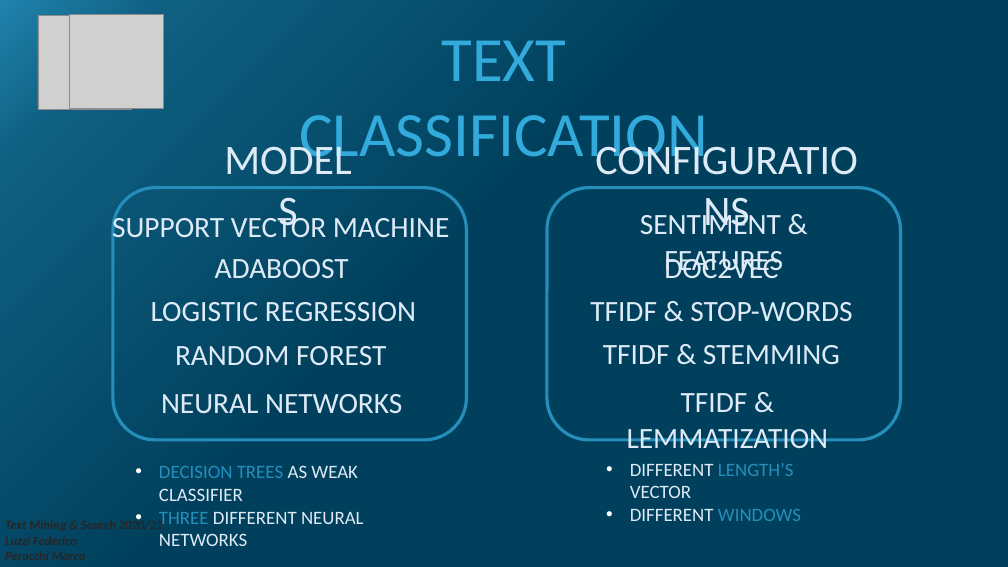
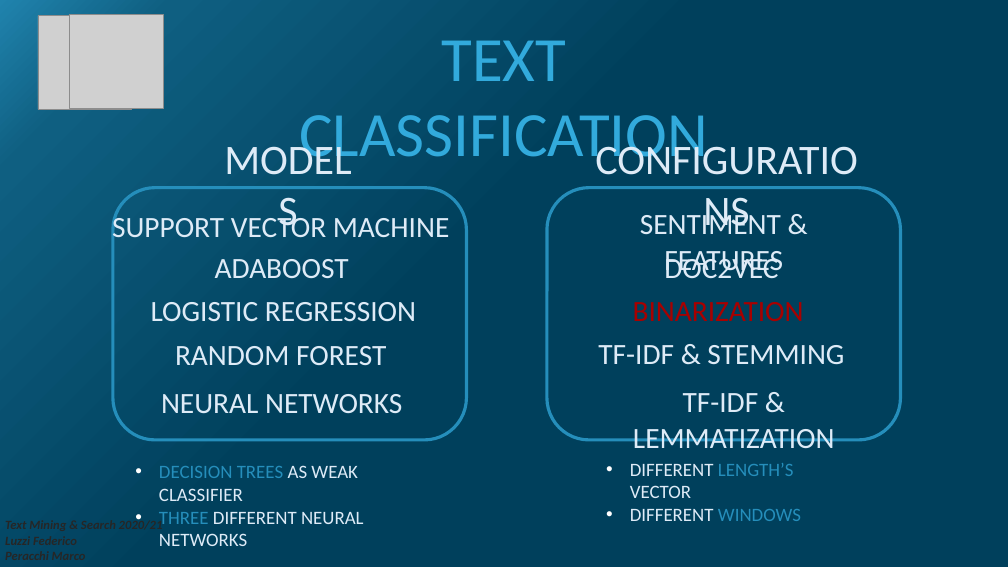
Before and after one commit to MarcoP9/textmining, a slide deck: slide 6 of PresentationTextMining.pptx. Drawn at 1008x567 pixels with LibreOffice and Linux fonts; fonts in the diff are those of the drawing; grey boxes stand for pictures. Boxes give left, top, right and bottom in pixels: in the first picture for what was removed or moved away, otherwise in the second. Text is boxed around its words. In the diff, an @@ line names an element or a change of style, - is before the commit and + after.

```diff
--- a/PresentationTextMining.pptx
+++ b/PresentationTextMining.pptx
@@ text at (633,302,804,321): text changed; text colour #DEEBF7 to #A80000 @@
-TFIDF & STOP-WORDS
+BINARIZATION
@@ text at (598,345,844,364): text changed @@
-TFIDF & STEMMING
+TF-IDF & STEMMING
@@ text at (633,393,835,448): text changed @@
-TFIDF & LEMMATIZATION
+TF-IDF & LEMMATIZATION
```
Also in this commit, not shown: 6 other slides changed.
